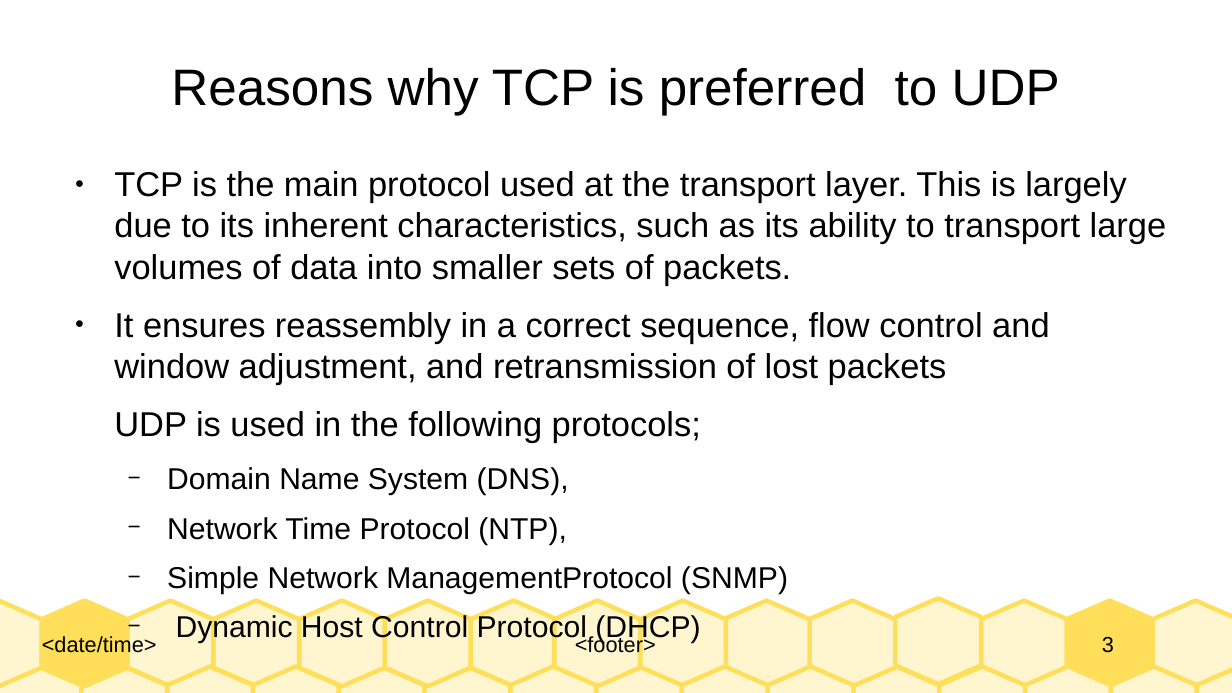
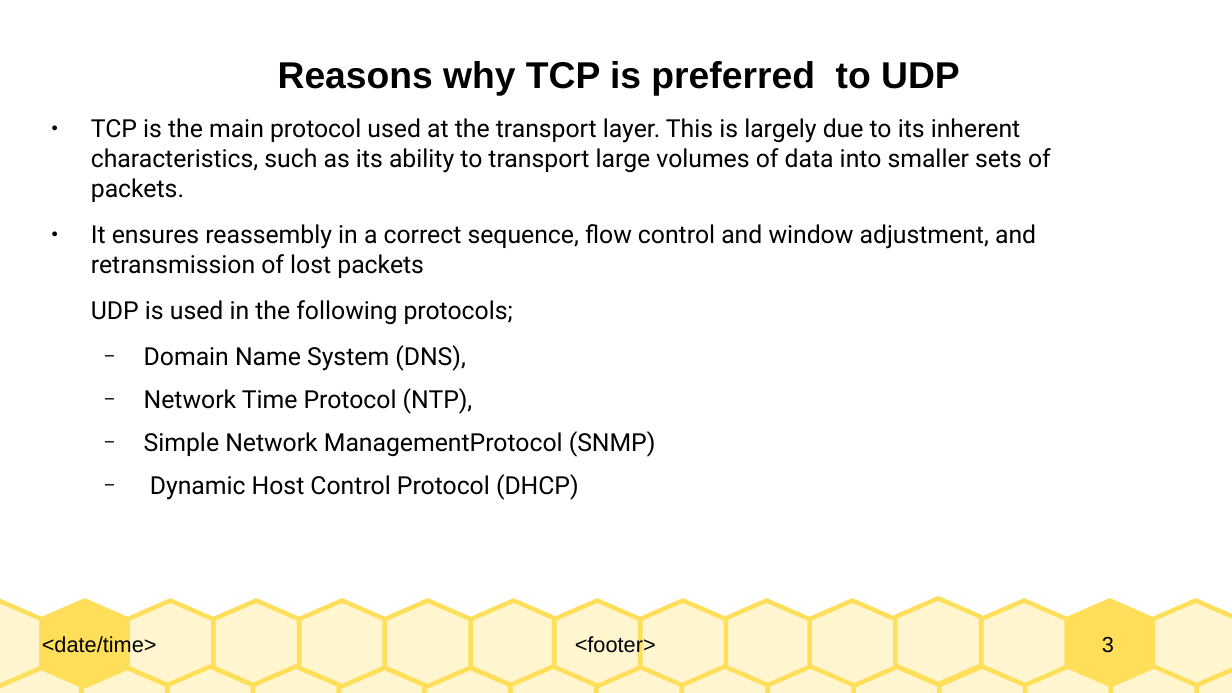
Before and after one commit to Dihfahsih1/Masters-Software-Engineering, a slide deck: slide 3 of yr-sem1/IoT/chapter-6-slides.odp. Drawn at 1232x693 pixels with LibreOffice and Linux fonts; fonts in the diff are those of the drawing. Boxes give left, top, right and bottom in pixels: in the first picture for what was removed or moved away, otherwise in the second. Text is boxed around its words. In the diff, an @@ line names an element or a change of style, - is before the commit and + after.

```diff
--- a/yr-sem1/IoT/chapter-6-slides.odp
+++ b/yr-sem1/IoT/chapter-6-slides.odp
@@ text "Reasons why TCP is preferred ..." moved from (x1=114, y1=171, x2=1167, y2=643) to (x1=91, y1=61, x2=1051, y2=500) @@
@@ title removed at (x1=171, y1=68, x2=1060, y2=116) @@
-Reasons why TCP is preferred to UDP
@@ text at (x1=278, y1=61, x2=960, y2=96): paragraph added @@
+Reasons why TCP is preferred to UDP
@@ text at (x1=91, y1=118, x2=1051, y2=500): size 22.2 to 16 pt in "TCP is the main protocol used at ...", "It ensures reassembly in a correct sequence, ...", "UDP is used in the following protocols;"; font Arial to Roboto; size 19.4 to 16 pt in "Domain Name System (DNS),", "Network Time Protocol (NTP),", "Simple Network ManagementProtocol (SNMP)", "Dynamic Host Control Protocol (DHCP)" @@
```
Also in this commit, not shown: 11 other slides changed, 6 slides added, 1 slide removed, 7 other files.
